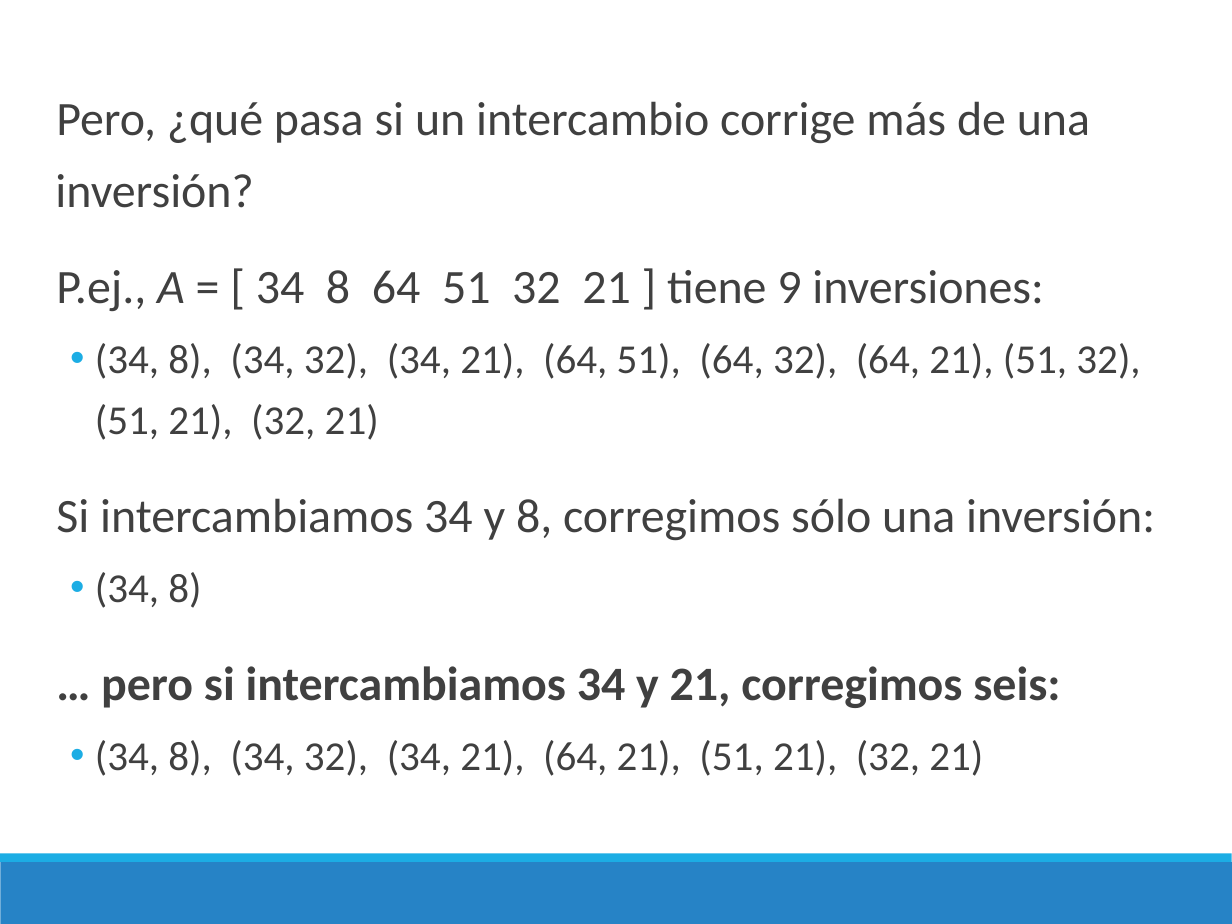
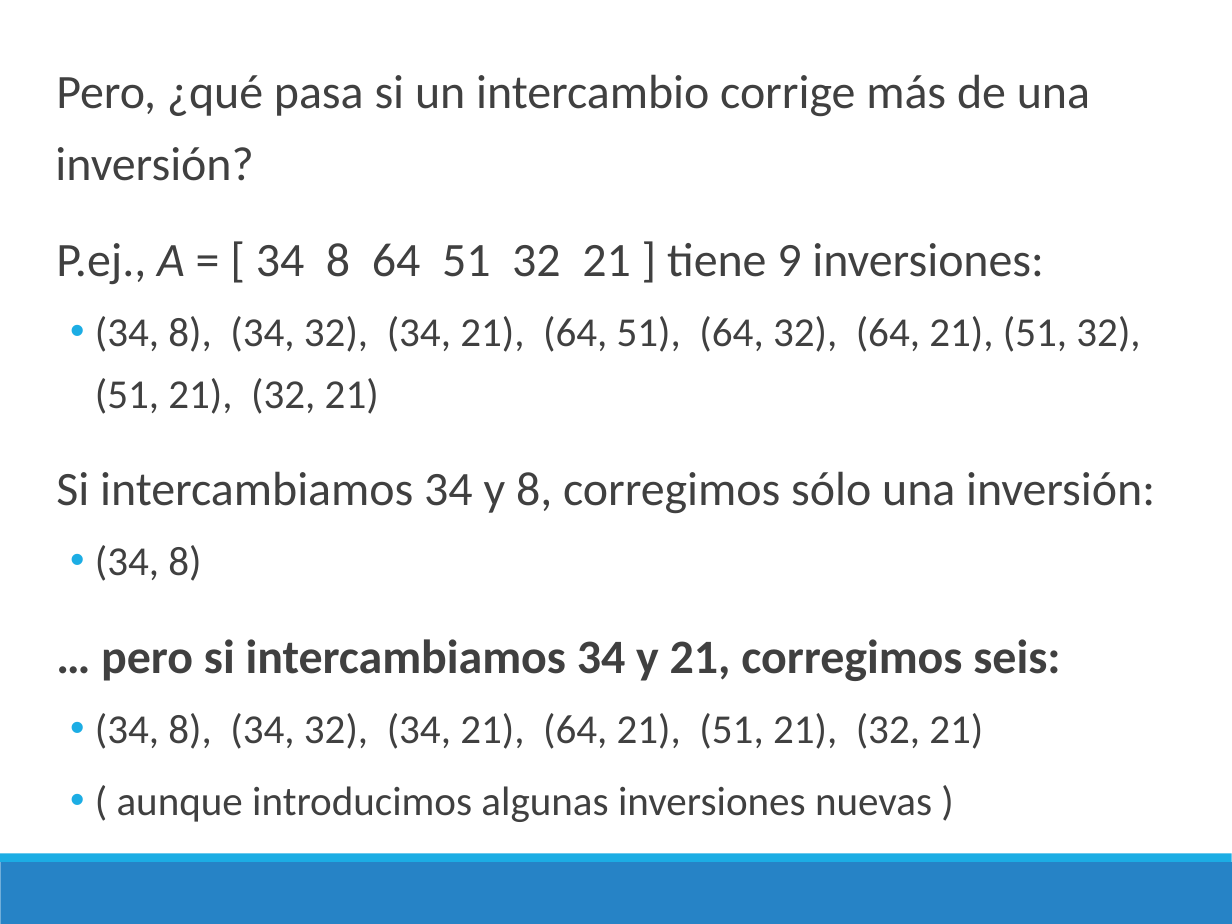
Before and after one commit to chris-carstens/2020-2, a slide deck: slide 3 of Clases/02 - Merge Sort & Dividir para Conquistar/03 - Merge Sort & Dividir para Conquistar.pptx. Drawn at 1232x924 pixels with LibreOffice and Linux fonts; fonts in the diff are those of the drawing. Boxes give left, top, right and bottom in pixels: in the first picture for what was removed or moved away, otherwise in the second. Text is boxed around its words. In the diff, an @@ line names an element or a change of style, - is before the commit and + after.

```diff
--- a/Clases/02 - Merge Sort & Dividir para Conquistar/03 - Merge Sort & Dividir para Conquistar.pptx
+++ b/Clases/02 - Merge Sort & Dividir para Conquistar/03 - Merge Sort & Dividir para Conquistar.pptx
@@ text at (117,786,932,822): paragraph added @@
+  • ( aunque introducimos algunas inversiones nuevas )
```
Also in this commit, not shown: 8 other slides changed, 1 slide added, 7 other files.
